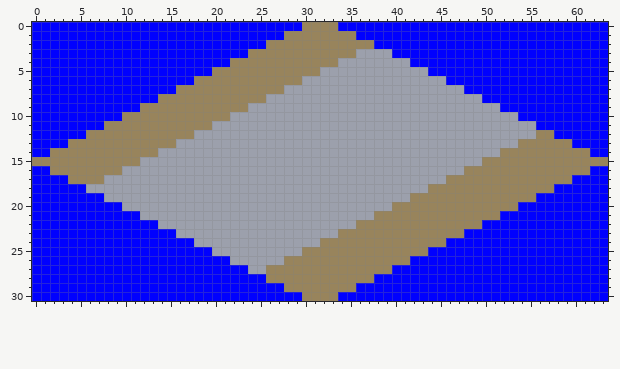
Two versions of one pixel-art sprite, src/sprites/1333.png. Above, as it was before the edit.
The file is 64x31 pixels.
New version:
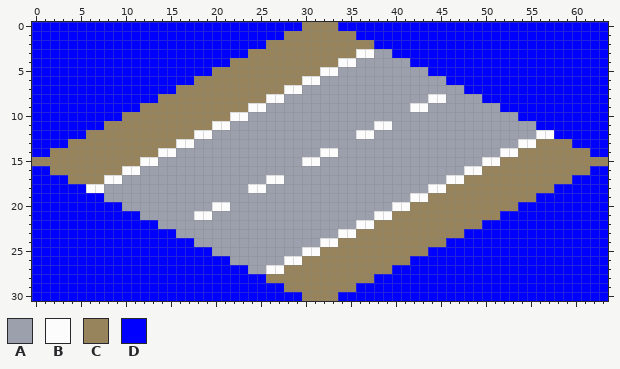
Palette (. is transparent): A #9ca0ac  B #fcfcfc  C #98845c  D #0000ff
Change:
Changed rows in their new state; - is an unchanged pixel.
first column x 6:
 3 ------------------------------BB--------------------
 4 ----------------------------BB----------------------
 5 --------------------------BB------------------------
 6 ------------------------BB--------------------------
 7 ----------------------BB----------------------------
 8 --------------------BB----------------BB------------
 9 ------------------BB----------------BB--------------
10 ----------------BB----------------------------------
11 --------------BB----------------BB------------------
12 ------------BB----------------BB------------------BB
13 ----------BB------------------------------------BB--
14 --------BB----------------BB------------------BB----
15 ------BB----------------BB------------------BB------
16 ----BB------------------------------------BB--------
17 --BB----------------BB------------------BB----------
18 BB----------------BB------------------BB------------
19 ------------------------------------BB--------------
20 --------------BB------------------BB----------------
21 ------------BB------------------BB------------------
22 ------------------------------BB--------------------
23 ----------------------------BB----------------------
24 --------------------------BB------------------------
25 ------------------------BB--------------------------
26 ----------------------BB----------------------------
27 --------------------BB------------------------------
Pixel boxes of the changes (left, top, right, bottom) in both pictures:
changed: (86, 49, 554, 274)
